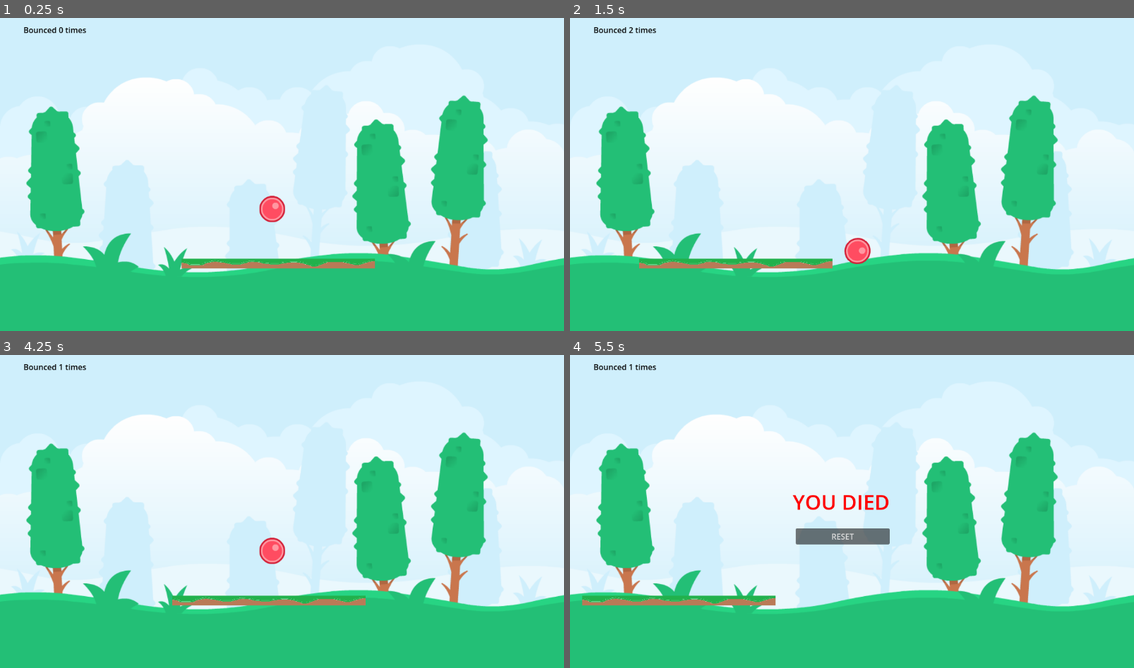
Above: before the commit, frames 1-4 (two rows, left to right).
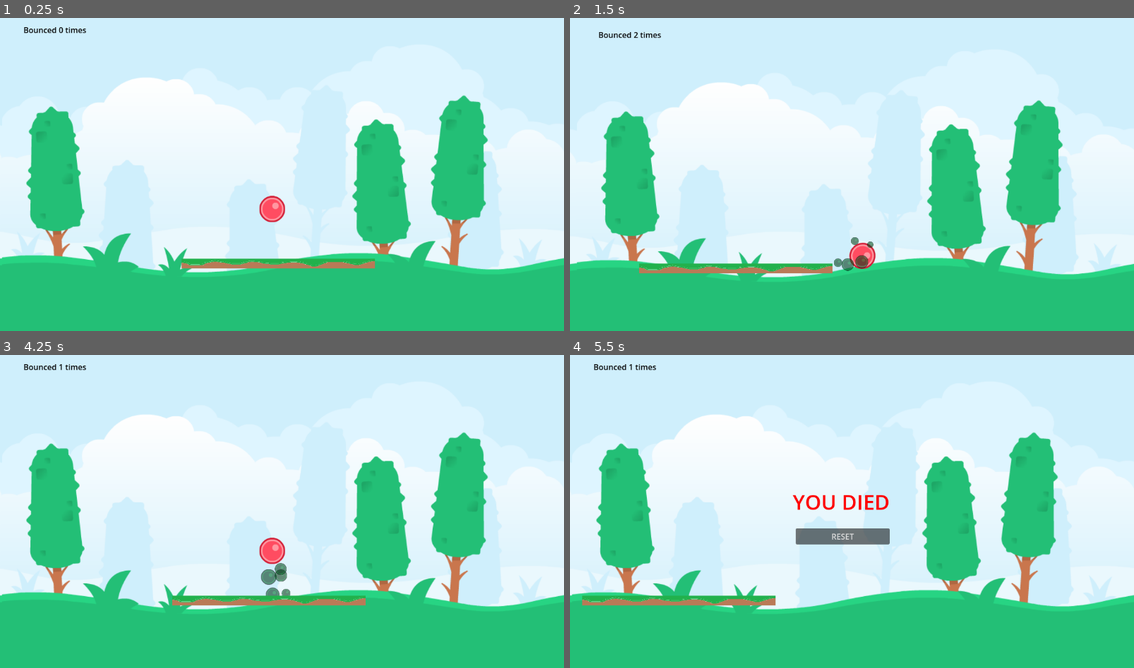
Above: after the commit, the same moments.

Repository: Irseora/Prog-Paralela
Game: Godot game, scene res://scene1.tscn
Two runs of this game, one before a commit and one after it. Both use one fixed random seed, a clock stepped at 60 frames per second and the inputs below.
Inputs (mouse positions are in pixels of both pictures, inside the frame that each line leads up to):
- Up to frame 1 (0.25 s): no input
- Up to frame 2 (1.5 s): move the mouse to (976, 155) at 0.52 s; move the mouse to (739, 187) at 1.27 s
- Up to frame 3 (4.25 s): move the mouse to (338, 439) at 2.02 s; tap Enter at 2.75 s; move the mouse to (253, 574) at 2.77 s; click "RESET" at 3.5 s
- Up to frame 4 (5.5 s): move the mouse to (1021, 558) at 4.27 s; move the mouse to (682, 461) at 5.02 s

The runs differ from the first frame. In frame 1, less than 0.1% of the frame differs, in the area x 0-1%, y 76-78%; in frame 2, 8.9%, in the area x 0-100%, y 2-83%; in frame 3, 0.3%; in frame 4, less than 0.1%.

Commit message:
lab game dev

Diff:
--- a/Game-Dev/bouncing-ball/ball.gd
+++ b/Game-Dev/bouncing-ball/ball.gd
@@ -17,5 +17,12 @@
 
 var collision_count = 0;
 func _on_body_entered(body):
+	# Camera shake
+	$"../Camera2D".shake();
+
+	# Particles
+	$CPUParticles2D.emitting = true;
+
+	# Bounce counter
 	collision_count += 1;
 	$"../Label2".text = "Bounced %d times" % collision_count;
--- /dev/null
+++ b/Game-Dev/bouncing-ball/camera_2d.gd
@@ -0,0 +1,28 @@
+extends Camera2D
+
+
+# Called when the node enters the scene tree for the first time.
+func _ready() -> void:
+	pass # Replace with function body.
+
+
+# Called every frame. 'delta' is the elapsed time since the previous frame.
+func _process(delta: float) -> void:
+	pass
+
+func shake() -> void:
+	var shakeStrength = 10;
+	var shakeOffset = [
+		Vector2(1, 0),
+		Vector2(1, 1),
+		Vector2(0, 1),
+		Vector2(0, 0),
+		Vector2(-1, 0),
+		Vector2(-1, -1),
+		Vector2(0, -1),
+		Vector2(0, 0)
+	];
+
+	for i in 8:
+		offset = shakeOffset[i] * shakeStrength;
+		await get_tree().create_timer(0.01).timeout;
--- a/Game-Dev/bouncing-ball/scene1.tscn
+++ b/Game-Dev/bouncing-ball/scene1.tscn
@@ -1,6 +1,7 @@
-[gd_scene load_steps=13 format=3 uid="uid://d1lag3if8q486"]
+[gd_scene load_steps=14 format=3 uid="uid://d1lag3if8q486"]
 
 [ext_resource type="Script" uid="uid://1avtsg5xannu" path="res://ball.gd" id="1_ho7oe"]
+[ext_resource type="Script" uid="uid://b1tckhkwk8y2y" path="res://camera_2d.gd" id="1_tq727"]
 [ext_resource type="Script" uid="uid://ujbvhj32ybu4" path="res://static_body_2d.gd" id="2_m2sqd"]
 [ext_resource type="Texture2D" uid="uid://cgdg8qt1ndfti" path="res://assets/ball_red_small.png" id="2_nmhtg"]
 [ext_resource type="Texture2D" uid="uid://dgusjxn6y55vn" path="res://ground.png" id="4_tq727"]
@@ -32,6 +33,7 @@
 
 [node name="Camera2D" type="Camera2D" parent="."]
 position = Vector2(19, 15)
+script = ExtResource("1_tq727")
 
 [node name="ball" type="RigidBody2D" parent="."]
 position = Vector2(-1, 61)
@@ -47,6 +49,20 @@
 [node name="CollisionShape2D" type="CollisionShape2D" parent="ball"]
 scale = Vector2(0.427097, 0.427097)
 shape = SubResource("CircleShape2D_m2sqd")
+
+[node name="CPUParticles2D" type="CPUParticles2D" parent="ball"]
+emitting = false
+amount = 5
+texture = ExtResource("2_nmhtg")
+lifetime = 0.5
+one_shot = true
+explosiveness = 0.8
+randomness = 1.0
+emission_shape = 2
+emission_sphere_radius = 30.0
+scale_amount_min = 0.2
+scale_amount_max = 0.5
+color = Color(0, 0.73, 0.231167, 0.584314)
 
 [node name="platform" type="StaticBody2D" parent="."]
 script = ExtResource("2_m2sqd")
@@ -96,6 +112,18 @@
 scale = Vector2(1.12891, 1.12891)
 texture = ExtResource("5_nmhtg")
 
+[node name="BackgroundColorGrass2" type="Sprite2D" parent="."]
+z_index = -1
+position = Vector2(1251, 52)
+scale = Vector2(1.27444, 1.13086)
+texture = ExtResource("5_nmhtg")
+
+[node name="BackgroundColorGrass3" type="Sprite2D" parent="."]
+z_index = -1
+position = Vector2(-1290, 54)
+scale = Vector2(1.43873, 1.12891)
+texture = ExtResource("5_nmhtg")
+
 [node name="Button" type="Button" parent="."]
 visible = false
 offset_left = -96.0
Not shown, added: Game-Dev/bouncing-ball/camera_2d.gd.uid
Not shown, changed: Game-Dev/bouncing-ball/README.md
